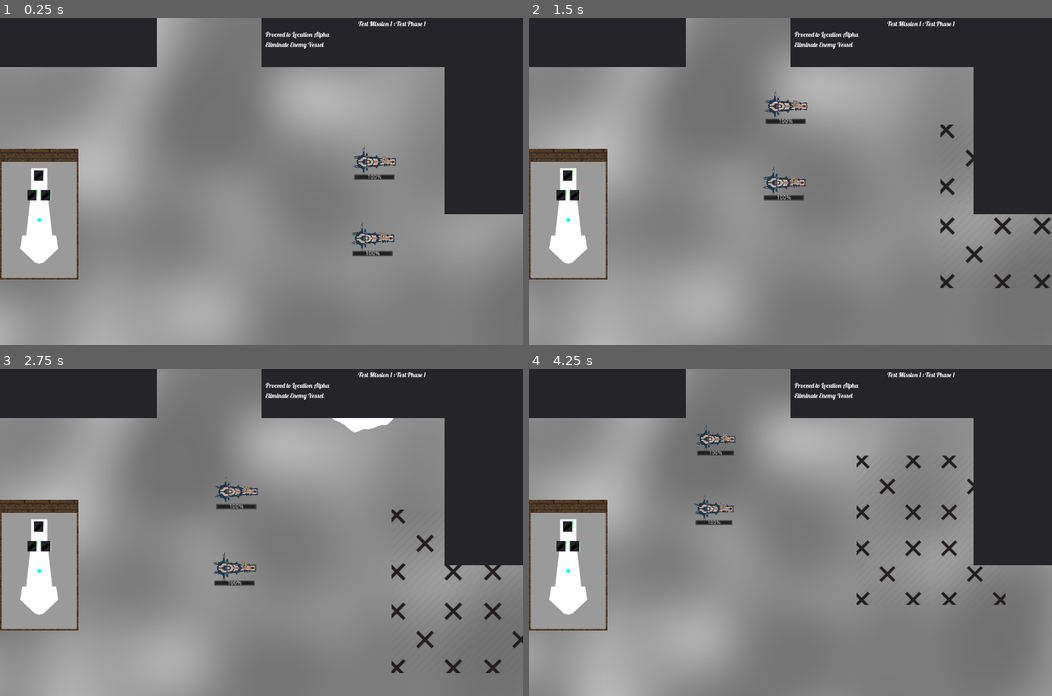
Above: before the commit, frames 1-4 (two rows, left to right).
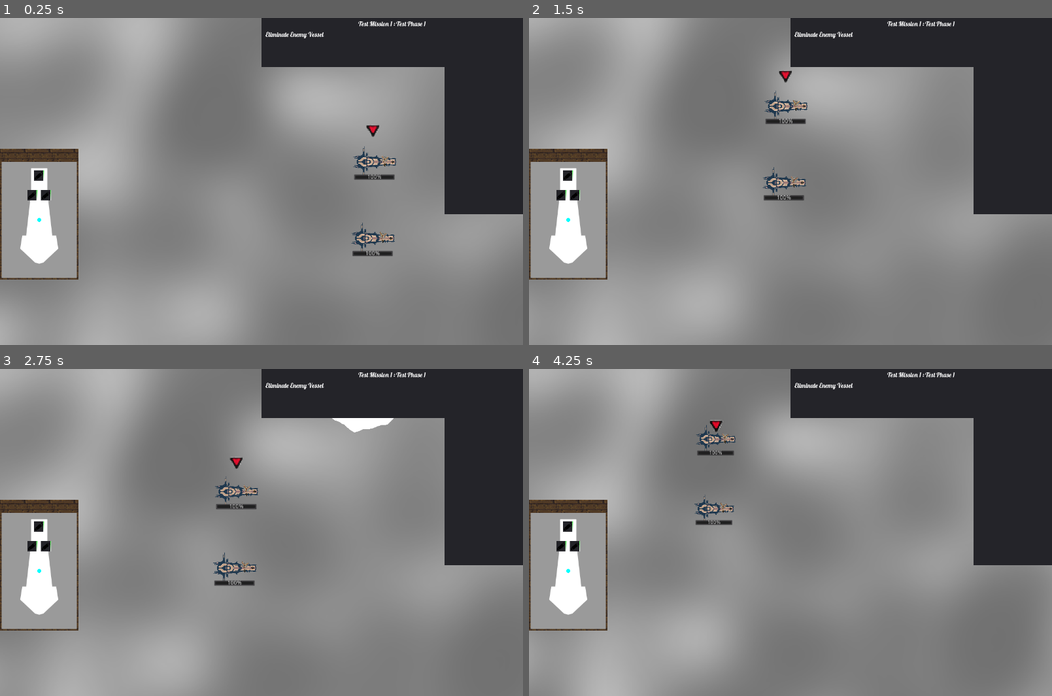
Above: after the commit, the same moments.

Repository: wafflepan/Aether
Game: Godot game, scene res://ShipCombat.tscn
The game is run twice, just before and just after one commit, with the same random seed, the same clock (stepped at 60 frames per second) and the same inputs. The engine's default icon, where the game draws it, is replaced by a stand-in: a white triangle on a blue panel in a dark square.
Inputs (mouse positions are in pixels of both pictures, inside the frame that each line leads up to):
- Up to frame 1 (0.25 s): no input
- Up to frame 2 (1.5 s): drag from (916, 181) to (936, 256) at 0.52 s; drag from (722, 148) to (963, 171) at 1.27 s
- Up to frame 3 (2.75 s): move the mouse to (313, 460) at 2.02 s; hold Right from 2.03 s (still down); hold Shift (input_additive_order) from 2.03 s (still down)
- Up to frame 4 (4.25 s): release Right at 2.75 s; release Shift (input_additive_order) at 2.75 s; drag from (764, 597) to (785, 489) at 2.77 s; move the mouse to (947, 581) at 3.52 s; hold Left from 3.53 s (still down); tap Mouse wheel down (camera_zoom_out) at 3.6 s; tap Space at 3.77 s

The runs differ from the first frame. In frame 1, 4.8% of the frame differs, in the area x 0-73%, y 0-37%; in frame 2, 5.5%; in frame 3, 5.8%; in frame 4, 5.9%, in the area x 0-92%, y 0-73%.

Commit message:
Objective Pointer Tier 0
Point at objectives, including offscreen

Diff:
--- a/Mission.gd
+++ b/Mission.gd
@@ -31,6 +31,8 @@
 
 	var isClearedAtPhaseEnd=true #Used for optional objectives that can persist for entire missions
 	var isOptional = false
+	var isPointerObjective = true #Decide whether or not an arrow points at this objective at all times
+	#TODO: Modify this so it can be stuff like search areas, or changing pointer strength/appearance time
 
 	var objective_text = "Proceed to Location Alpha"
 
@@ -83,7 +85,7 @@
 
 func setupMission(mng):
 	missionmanager=mng
-	objectives.append(createAreaObjective(Vector2(700,0)))
+#	objectives.append(createAreaObjective(Vector2(700,0)))
 
 	var newobj = MissionObjective.new()
 	newobj.objective_type=newobj.objective_types.ELIMINATE
--- a/MissionInfo.gd
+++ b/MissionInfo.gd
@@ -5,8 +5,10 @@
 
 var mission
 
-var active_objectives = [] #Everything to point at
+var active_objectives = [] #Everything currently displayed
+var pointer_targets = [] #Things to point at
 
+#onready var camera = get_parent().get_parent().getPlayerCamera()
 onready var objectivelist = $MissionObjectives/MarginContainer/ScrollContainer/Objectives
 onready var missiontitle = $MissionObjectives/CenterContainer/MissionName
 
@@ -40,6 +42,44 @@
 		active_objectives.append(objective)
 		if objective.objective_type == objective.objective_types.AREA and !(objective.target.get_parent()):
 			get_parent().get_parent().get_node("MissionData").add_child(objective.target)
+		if objective.isPointerObjective:
+			addPointerObjective(objective.target)
+
+var r_offset=0
+func _process(delta):
+	for obj in active_objectives:
+#		var list = $Pointers.get_children()
+		var t = obj.target
+		var p = $Pointers.get_child(active_objectives.find(obj.target)+1) #+1 offset to ignore template
+#		p.rect_position = t.global_position + Vector2(0,-15)
+#		p.set_global_position( t.get_global_transform_with_canvas().origin )
+		var pos = (t.get_global_transform_with_canvas().origin-Vector2(p.rect_size.x/2,p.rect_size.y) + Vector2(0,-50))
+		var screensize = OS.get_screen_size()
+		var clampx = clamp(pos.x,0+screensize.x*.25,screensize.x*.75)
+		var clampy = clamp(pos.y,0+screensize.y*.15,screensize.y*.85)
+		p.set_global_position(Vector2(clampx,clampy))
+		r_offset+=25*delta
+#		p.rect_position = p.rect_position + Vector2(0,-100)
+		p.rect_rotation = rad2deg(p.rect_position.angle_to_point(t.get_global_transform_with_canvas().origin-p.rect_size/2)+PI)
+		var distance_to = (t.get_global_transform_with_canvas().origin-p.rect_position).length()
+		var transparency = lerp(1,0.05,distance_to/800)
+		p.modulate = Color(1,1,1,transparency)
+#		p.rect_rotation += r_offset*delta
+#		p.modulate=Color(randi())
+
+func addPointerObjective(target):
+	var newp = $PointerTemplate.duplicate()
+	$Pointers.add_child(newp)
+	newp.visible=true
+	newp.name=str("Pointer To ",target.name)
+	pointer_targets.append(target)
+	newp.rect_pivot_offset = newp.rect_size/2
+
+func removePointerObjective(target):
+	if target in pointer_targets:
+		var p = $Pointers.get_child(pointer_targets.find(target))
+		$Pointers.remove_child(p)
+		pointer_targets.erase(target)
 
 func loadMission():
 	mission.connect("mission_complete",self,"onMissionComplete")
@@ -62,6 +102,9 @@
 func onObjectiveComplete(obj):
 	if obj in active_objectives:
 		var label = objectivelist.get_child(active_objectives.find(obj)) #Should always grab correct index? I hope???
+		if obj.isPointerObjective and obj.target in pointer_targets:
+			pass
+			removePointerObjective(obj.target)
 #		var text = label.bbcode_text
 		label.bbcode_text = "[s][color=#66FF99]%s[/color][/s]" % label.bbcode_text
 
--- a/ShipCombat.gd
+++ b/ShipCombat.gd
@@ -17,6 +17,9 @@
 
 func assignPlayerShip(sh):
 	$UI.setPlayerShip(sh)
+
+func getPlayerCamera():
+	return playercontroller.ship.get_node("Camera")
 
 func shipRightClicked(sh):
 	pass
--- a/ShipCombat.tscn
+++ b/ShipCombat.tscn
@@ -118,13 +118,6 @@
 [node name="UI" type="CanvasLayer" parent="."]
 script = ExtResource( 7 )
 
-[node name="ShipPanel" parent="UI" instance=ExtResource( 6 )]
-theme = ExtResource( 10 )
-
-[node name="DialogReadout" parent="UI" instance=ExtResource( 8 )]
-
-[node name="TargetDisplay" parent="UI" instance=ExtResource( 9 )]
-
 [node name="MissionInfo" type="Control" parent="UI"]
 anchor_right = 1.0
 anchor_bottom = 1.0
@@ -207,12 +200,26 @@
 "_edit_use_anchors_": false
 }
 
-[node name="TextureRect" type="TextureRect" parent="UI/MissionInfo/Pointers"]
-margin_right = 40.0
-margin_bottom = 40.0
+[node name="PointerTemplate" type="TextureRect" parent="UI/MissionInfo"]
+visible = false
+margin_left = 100.0
+margin_top = 100.0
+margin_right = 140.0
+margin_bottom = 140.0
 rect_rotation = 90.0
 texture = ExtResource( 15 )
 expand = true
+__meta__ = {
+"_edit_use_anchors_": false
+}
+
+[node name="ShipPanel" parent="UI" instance=ExtResource( 6 )]
+theme = ExtResource( 10 )
+
+[node name="DialogReadout" parent="UI" instance=ExtResource( 8 )]
+visible = false
+
+[node name="TargetDisplay" parent="UI" instance=ExtResource( 9 )]
 
 [node name="MissionData" type="Node2D" parent="."]
 
Not shown, changed: logs/godot.log
Not shown, removed: logs/godot_2021-09-11_13.18.47.log
Not shown, removed: logs/godot_2021-09-11_13.19.50.log
Not shown, removed: logs/godot_2021-09-11_13.20.59.log
Not shown, added: logs/godot_2021-09-11_15.20.31.log
Not shown, added: logs/godot_2021-09-11_15.23.41.log
Not shown, added: logs/godot_2021-09-11_17.08.32.log
Not shown, added: logs/godot_2021-09-11_17.19.18.log
